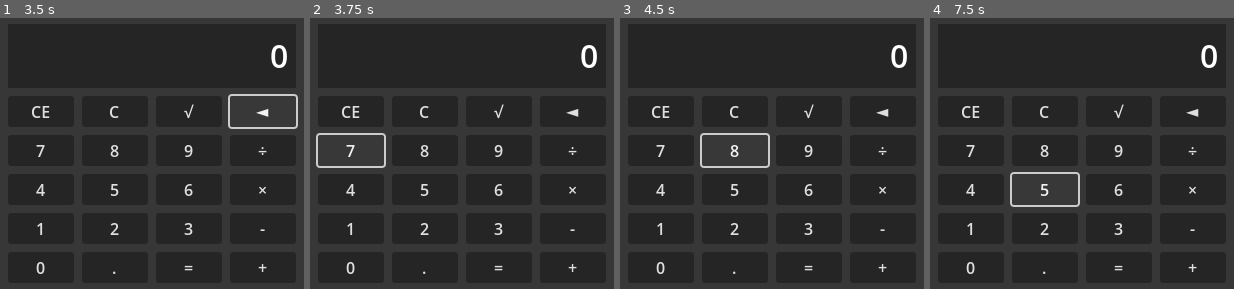
Above: before the commit, frames 1-4 (left to right).
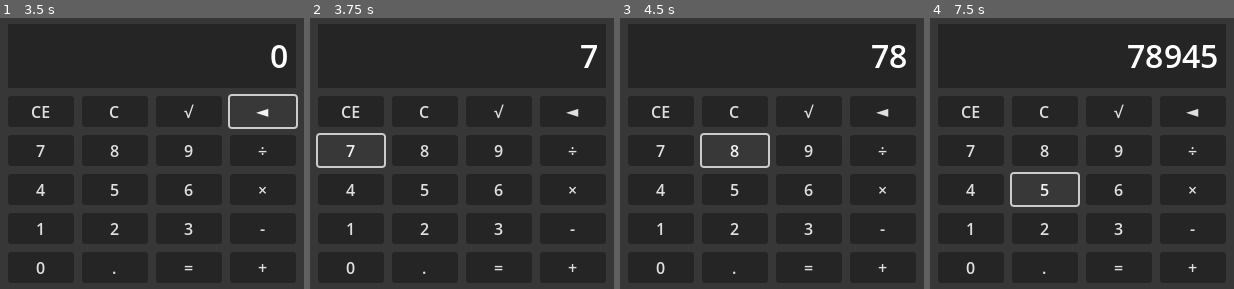
Above: after the commit, the same moments.

Repository: pmatos2000/godot_calculator
Game: Godot game, scene res://calculator.tscn
The game is run twice, just before and just after one commit, with the same random seed, the same clock (stepped at 60 frames per second) and the same inputs.
Inputs:
- Up to frame 1 (3.5 s): click "CE" at 0.5 s; click "C" at 1.25 s; click "√" at 2 s; click "◄" at 2.75 s
- Up to frame 2 (3.75 s): click "7" at 3.5 s
- Up to frame 3 (4.5 s): click "8" at 4.25 s
- Up to frame 4 (7.5 s): click "9" at 5 s; click "÷" at 5.75 s; click "4" at 6.5 s; click "5" at 7.25 s

Frame 1 is identical in both runs. In frame 2, 0.3% of the frame differs, in the area x 89-95%, y 9-19%; in frame 3, 0.4%; in frame 4, 1.2%, in the area x 65-95%, y 9-19%.

Commit message:
Criação func add number

Diff:
--- a/calculator.gd
+++ b/calculator.gd
@@ -1,7 +1,34 @@
 extends Control
 
-const NAME_GROUP_BUTTON := "button";
+const NAME_GROUP_BUTTON := "button"
+const NAME_GROUP_DISPLAY := "display"
+const NAME_SIGNAL_BUTTON_PRESSED := "pressed"
+const NAME_FUNC_BUTTON_PRESSED := "button_pressed"
+const NUMBER_ZERO := "0"
 
-func _ready():
+var display: Label
+
+enum IdNumber { First, Second}
+var id_current_number := IdNumber.First
+
+var list_number: Array[String] = [NUMBER_ZERO, NUMBER_ZERO]
+
+func _add_digit(digit: String) -> void:
+	if(list_number[id_current_number] == NUMBER_ZERO):
+		list_number[id_current_number] = digit
+	else:
+		list_number[id_current_number] = list_number[id_current_number] + digit
+
+func button_pressed(button_name: String) -> void:
+	match button_name:
+		"0", "1", "2", "3", "4", "5", "6", "7", "8", "9":
+			_add_digit(button_name)
+
+func _ready() -> void:
+	display = get_tree().get_first_node_in_group(NAME_GROUP_DISPLAY)
 	for button in get_tree().get_nodes_in_group(NAME_GROUP_BUTTON):
-		print(button.name)
+		var callable := Callable(self, NAME_FUNC_BUTTON_PRESSED).bind(button.name)
+		button.connect(NAME_SIGNAL_BUTTON_PRESSED, callable)
+
+func _process(delta) -> void:
+	display.text = list_number[id_current_number]
--- a/calculator.tscn
+++ b/calculator.tscn
@@ -53,7 +53,7 @@
 theme_override_constants/margin_right = 8
 theme_override_constants/margin_bottom = 8
 
-[node name="Display" type="Label" parent="Background/MarginContainer/VBoxContainer/ColorRect/MarginContainer"]
+[node name="Display" type="Label" parent="Background/MarginContainer/VBoxContainer/ColorRect/MarginContainer" groups=["display"]]
 layout_mode = 2
 theme_override_font_sizes/font_size = 32
 text = "0"
